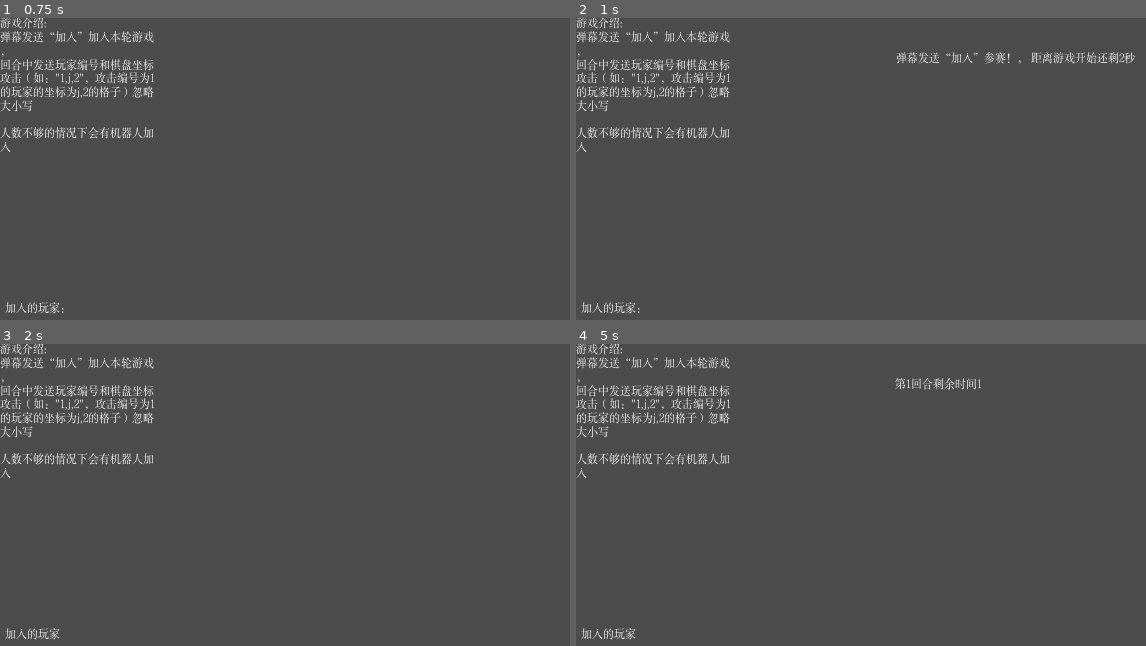
Above: before the commit, frames 1-4 (two rows, left to right).
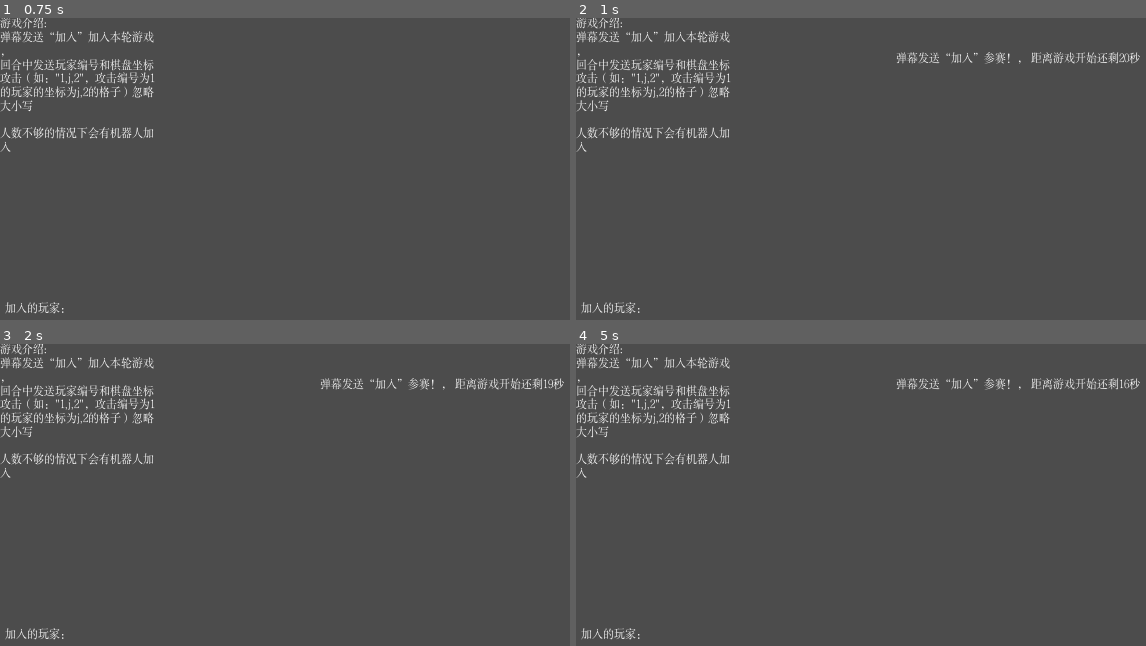
Above: after the commit, the same moments.

Repository: knil0o/tanmaku-battleship
Game: Godot game, scene res://MainScene.tscn
Same seed, same stepped clock (60 frames per second), same inputs: the game is played once before the commit and once after it.
Inputs (mouse positions are in pixels of both pictures, inside the frame that each line leads up to):
- Up to frame 1 (0.75 s): tap Enter at 0.5 s; move the mouse to (outside the picture) at 0.52 s; click (outside the picture) at 0.67 s
- Up to frame 2 (1 s): no input
- Up to frame 3 (2 s): tap Space at 1.25 s; move the mouse to (239, 591) at 1.27 s; click (239, 591) at 1.42 s
- Up to frame 4 (5 s): move the mouse to (1054, 470) at 2.02 s; click (1054, 470) at 2.17 s; tap Enter at 2.75, 4.25 s; move the mouse to (outside the picture) at 2.77 s; click (outside the picture) at 2.92 s; tap Space at 3.5 s; move the mouse to (outside the picture) at 3.52 s; click (outside the picture) at 3.67 s; move the mouse to (735, 501) at 4.27 s; click (735, 501) at 4.42 s

Frame 1 is identical in both runs. In frame 2, less than 0.1% of the frame differs, in the area x 96-99%, y 11-16%; in frame 3, 0.6%; in frame 4, 0.8%, in the area x 10-99%, y 11-98%.

Commit message:
错误提示、人数限制

Diff:
--- a/Controller/BotController.gd
+++ b/Controller/BotController.gd
@@ -22,7 +22,9 @@
 	for ship in ships:
 		for hit in hits:
 			var surrounds = target.get_surrounds(hit)
-			if ship == hit && target.get_surrounds(hit).size() > 0:
+			if ship == hit:
+				print("ship is hit:", ship == hit, "ship ", ship, "hit ", hit)
+			if (ship.x == hit.x || ship.y == hit.y) && surrounds.size() > 0:
 				hitables.append_array(surrounds)
 	#随机取一个位置
 	print(target.player_name, " surrounds: ", hitables)
@@ -36,7 +38,10 @@
 	return hitables[randi() % hitables.size()]
 
 func hit(source):
+
 	var target = get_whom(source);
+	if !target:
+		return
 	var hits = target.hit_positions
 	var to_hit = get_hit_pos(target)
 	if !to_hit:
--- a/MainScene.gd
+++ b/MainScene.gd
@@ -35,7 +35,7 @@
 
 			var player = Player.get_default()
 			player[Player.Index] = current_index
-			player[Player.Name] = str(randi()) + "号老鸭"
+			player[Player.Name] = Global.bot_names[current_index -1]
 			player[Player.Status] = Player.PlayerStatus.WAITING
 			player[Player.IsBot] = true
 			var board = add_player(player)
@@ -71,6 +71,7 @@
 func game_start():
 	print("game start")
 	#重要！否则重复调用
+	$WaitPlayerTimer.stop()
 	start_wait_time -=1
 	#设置全局状态为PLAYING
 	Global.status = Global.WorldStatus.PLAYING
@@ -92,13 +93,6 @@
 
 	#棋盘生成完毕后，启动回合计时器
 	start_turn_timer()
-
-	#chess_board1 = chess_board_scene.instance()
-	#chess_board2 = chess_board_scene.instance()
-	#add_child(chess_board1)
-	#add_child(chess_board2)
-	#chess_board1.position = Vector2(64,32)
-	#chess_board2.position = Vector2(256,32)
 #切换到玩家的回合
 func set_player_turn(board):
 	board.status = Player.PlayerStatus.PLAYING
@@ -147,6 +141,9 @@
 	var board = Player.get_player(index)
 	var player = Player.get_player_by_name(player_name)
 	var can_opt = true
+	if !board:
+		alert("输入的编号错误 :" + str(index))
+		return
 
 	if !player:
 		alert(player_name + " 你还没加入游戏")
@@ -178,15 +175,26 @@
 
 #加入玩家
 func _on_WsController_on_player_in(player_name):
-	#
+	#不能超过最大玩家数
+
+	if max_player_count < Player.players.size():
+		alert("人数已经够了")
+		return
 
 	#用名字创建玩家
 	var new_player = {Player.Name: player_name, Player.Status: Player.PlayerStatus.WAITING}
 	var board = add_player(new_player)
 	board.hide()
+
+	#创建完成后判断能否开始游戏
+	if max_player_count == Player.players.size():
+		alert("马上开始！")
+		game_start()
 func alert(msg: String):
 	print("WARN!!! ", msg)
-
+	$HUD/GameOver.text = msg
+	yield(get_tree().create_timer(4), "timeout")
+	$HUD/GameOver.hide()
 	pass
 func restart():
 	get_tree().reload_current_scene()
--- a/MainScene.tscn
+++ b/MainScene.tscn
@@ -74,8 +74,9 @@
 chess_board_scene = ExtResource( 4 )
 player_scene = SubResource( 9 )
 controller = ExtResource( 2 )
-start_wait_time = 2
+start_wait_time = 20
 cheess_board_offset = 400.0
+max_player_count = 2
 
 [node name="WaitPlayerTimer" type="Timer" parent="." groups=["start"]]
 autostart = true
--- a/World.gd
+++ b/World.gd
@@ -1,5 +1,9 @@
 extends Node
 var status = WorldStatus.WAITING_FOR_GAMER
+var bot_names = [
+	"猪肉鲜虾肠", "腐竹螺蛳粉", "鸡蛋炒米粉", "紫金八刀汤", "土豆回锅肉", "叉烧拼烧鸭"
+]
+
 
 enum WorldStatus {
 	WAITING_FOR_GAMER,
--- a/chessboard/ChessBoard.gd
+++ b/chessboard/ChessBoard.gd
@@ -87,6 +87,13 @@
 
 #攻击一个位置范围,返回剩余位置
 func hit(hit_pos: Vector2):
+	# 不能超过位置
+	if hit_pos.x > chess_board_scale.x || hit_pos.y > chess_board_scale.y:
+		return
+	# 不能攻击已攻击过的位置
+	if hit_positions.has(hit_pos):
+		return
+
 	if Global.status == Global.WorldStatus.END:
 		return false
 	for ship_pos in ship_positions:
--- a/chessboard/ChessBoard.tscn
+++ b/chessboard/ChessBoard.tscn
@@ -22,9 +22,9 @@
 sea_scene = ExtResource( 5 )
 
 [node name="PlayerInfo" type="Label" parent="."]
-margin_left = 21.0
+margin_left = 1.0
 margin_top = 159.0
-margin_right = 138.0
+margin_right = 191.0
 margin_bottom = 184.0
 custom_fonts/font = ExtResource( 6 )
-align = 1
+autowrap = true
